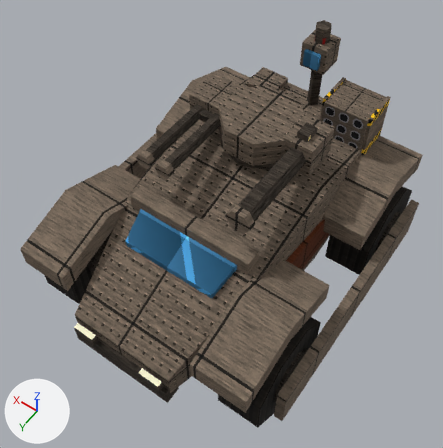
Two versions of the Blender file tools/lowforge/models/prairie_dog.blend, one commit apart.
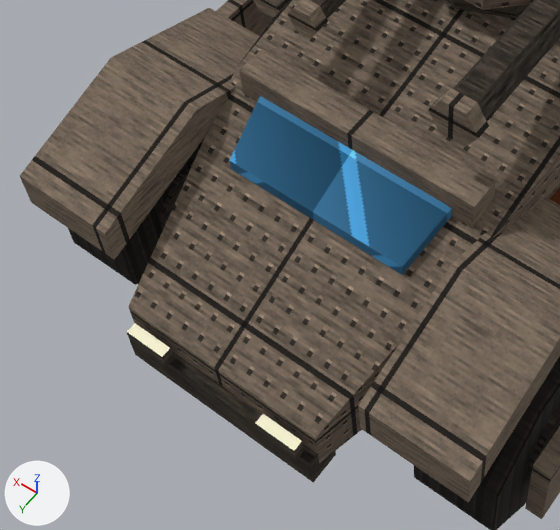
Each version appears first whole from a 50 mm lens placed at (-39.8, 59.6, 105.3), pointed at (-0.3, 4.3, 18.4), and next in a close-up on the part from 2% to 66% of the width and 36% to 95% of the height. The axes (+X, +Y, +Z) are drawn at lower left. The lights are the same throughout. The last two pictures show the newer version.

The first close-up shows 'arch', 'arch.001', 'barrel', 'body', 'brow', 'chin', 'muzzle', 'skirt', 'skirt.001', 'wheel', 'wheel.001', 'windscreen' and 10 more.
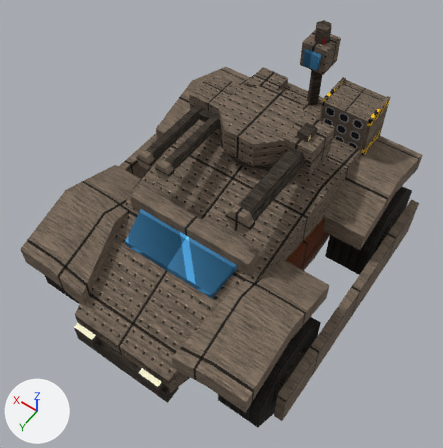
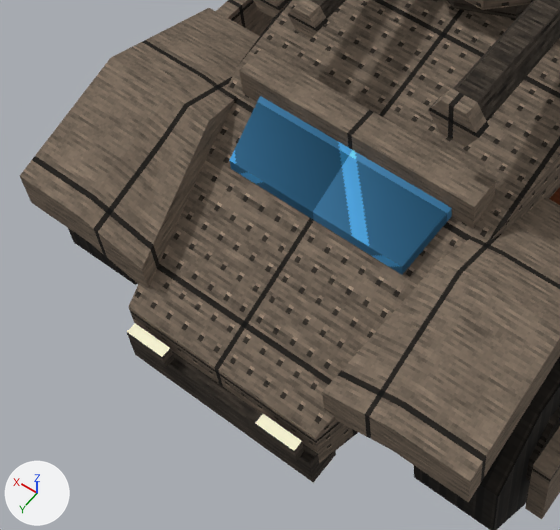
Where the change shows, as pixel boxes [x1, y1, x2, y2] in the close-ups (560 x 530 px):
```json
{"object": "arch", "change": "reshaped", "before": [358, 197, 560, 503], "after": [322, 197, 560, 503]}
{"object": "arch.001", "change": "reshaped", "before": [20, 8, 260, 260], "after": [20, 8, 260, 288], "on screen": "11% taller"}
{"part": 1, "of": "me_arch", "change": "reshaped", "before": [358, 406, 470, 502], "after": [322, 197, 560, 502]}
{"part": 2, "of": "me_arch_001", "change": "reshaped", "before": [20, 87, 235, 260], "after": [20, 49, 250, 288]}
{"object": "wheel.001", "change": "unchanged, covered by the edit", "before": [68, 139, 204, 285], "after": [68, 228, 138, 285]}
```

Edits to the scene script, one JSON object a line:
```json
{"block": "me_arch", "where": "# used by ob_arch; parent = ob_joint_chassis; location = (0.0, 0.0, 0.0)"}
{"op": "remove", "block": "me_arch", "code": "me_arch.from_pydata(...)  # 12 vertices, 10 faces; spans x -23.0..-13.0, y 6.0..30.0, z 17.0..25.0"}
{"op": "add", "block": "me_arch", "code": "me_arch.from_pydata(...)  # 18 vertices, 14 faces; spans x -23.0..-9.4, y 6.0..30.0, z 14.9..25.0"}
{"block": "me_arch", "change": "me_arch part 1"}
{"block": "me_arch", "change": "4 faces are deleted"}
{"block": "me_arch", "change": "6 vertices in x -13.0, y 6.0..30.0, z 17.0..25.0 move by (-3.0, 0.0, 0.0)"}
{"block": "me_arch", "change": "6 vertices are added at (-13.3, 6.0, 17.0), (-11.8, 18.0, 20.3), (-9.4, 30.0, 14.9), (-13.3, 6.0, 21.0), (-11.8, 18.0, 24.3), (-9.4, 30.0, 18.9)"}
{"block": "me_arch", "change": "8 new faces join them"}
{"block": "me_arch_001", "where": "# used by ob_arch_001; parent = ob_joint_chassis; location = (0.0, 0.0, 0.0)"}
{"op": "remove", "block": "me_arch_001", "code": "me_arch_001.from_pydata(...)  # 12 vertices, 10 faces; spans x 13.0..23.0, y 6.0..30.0, z 17.0..25.0"}
{"op": "add", "block": "me_arch_001", "code": "me_arch_001.from_pydata(...)  # 18 vertices, 14 faces; spans x 9.4..23.0, y 6.0..30.0, z 14.9..25.0"}
{"block": "me_arch_001", "change": "me_arch_001 part 2"}
{"block": "me_arch_001", "change": "4 faces are deleted"}
{"block": "me_arch_001", "change": "6 vertices in x 13.0, y 6.0..30.0, z 17.0..25.0 move by (3.0, 0.0, 0.0)"}
{"block": "me_arch_001", "change": "6 vertices are added at (13.3, 6.0, 17.0), (11.8, 18.0, 20.3), (9.4, 30.0, 14.9), (13.3, 6.0, 21.0), (11.8, 18.0, 24.3), (9.4, 30.0, 18.9)"}
{"block": "me_arch_001", "change": "8 new faces join them"}
```
